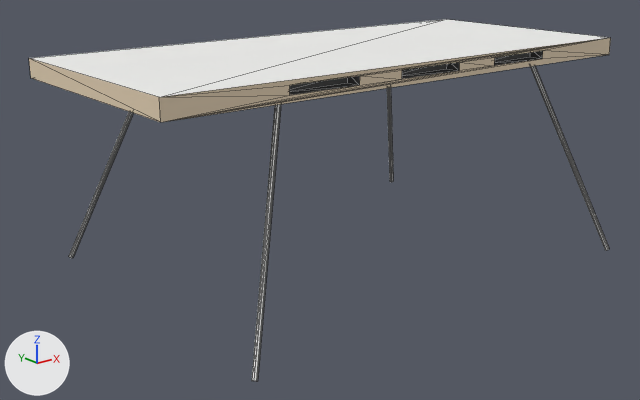
Two versions of the glTF model editor/static/models/desk-schoepfer.glb, one commit apart.
Rendered twice from a 50 mm camera at (-1.889, -2.236, 0.389) aimed at (-0.087, 0.016, -0.511). The axes (+X, +Y, +Z) are drawn at lower left. The lights are the same throughout. The older version comes first. Mesh edges are drawn as thin lines. Where no turn or scale is listed for an object, it has been applied to the vertices. Vertices at exactly the same position are counted once.

In view in the first picture: 'Legs', 'Top'.
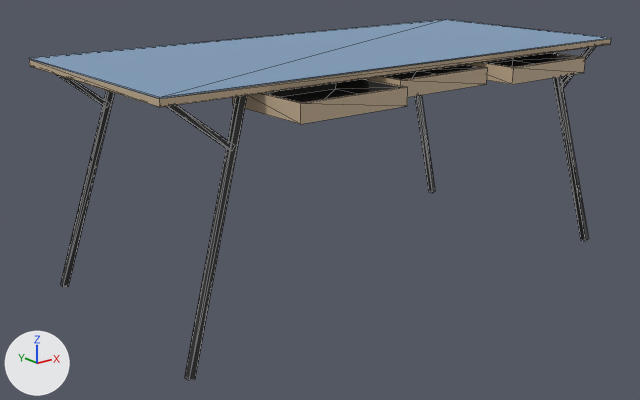
Changed parts and their boxes (x1, y1, x2, y2) in the pictures (640 x 400 px):
'Top', recoloured, reshaped (white to blue, 14% shorter): before (29, 19, 611, 122); after (29, 19, 611, 107)
'Drawers', added: after (233, 53, 585, 124)
    faces in mat_oak (beige #c4ad90): (233, 53, 585, 124)
    faces in mat_drawer (black #2c2a28): (264, 53, 579, 103)
'Frame', added: after (55, 47, 595, 380)
'Legs', deleted: before (69, 66, 609, 381)
part 1 of me_top_001, cut back: before (29, 38, 611, 122); after (29, 38, 611, 107)
part 2 of me_top_001, recoloured (white to blue): (30, 19, 610, 97) in both

The edits, one by one:
In material 'steel' (mat_steel), metallic goes from 0.3 to 0.0.
Material 'steel' (mat_steel) changes colour from white #f3f3f2 to black #29292b; in linear values from (0.9, 0.9, 0.89) to (0.022, 0.022, 0.024).
In material 'steel' (mat_steel), roughness goes from 0.5 to 0.55.
Material 'drawer' (mat_drawer) changes colour from dark grey #616161 to black #2c2a28; in linear values from (0.12, 0.12, 0.12) to (0.025, 0.023, 0.021).
Material 'oak' (mat_oak) is new.
Its base color is (0.55, 0.42, 0.28) (beige #c4ad90).
Its roughness is 0.6.
Material 'aluminium' (mat_aluminium) is new.
Its base color is (0.6, 0.61, 0.63) (light grey #cbcdd0).
Its metallic is 0.4.
Its roughness is 0.45.
Material 'linoleum' (mat_linoleum) is new.
Its base color is (0.22, 0.34, 0.5) (blue #819ebc).
Its roughness is 0.8.
me_top_001 is used by ob_top; location (0.0, 0.0, 0.0).
me_top_001 had 32 vertices, 60 faces and spanned x -0.9..0.9, y -0.4..0.4, z -0.06..0.0.
me_top_001 no longer uses material mat_drawer (dark grey #616161).
me_top_001 no longer uses material mat_edge (beige #e5d1b5).
me_top_001 now has 16 vertices, 28 faces and spans x -0.9..0.9, y -0.4..0.4, z -0.02..0.0.
Part 1, on me_top_001:
28 vertices are removed from x -0.9..0.9, y -0.4..0.4, z -0.06..-0.01.
58 faces are deleted.
12 vertices are added at x -0.9..0.9, y -0.4..0.4, z -0.02..0.0.
8 new faces join them, mat_linoleum (blue #819ebc).
16 new faces join them, mat_oak (beige #c4ad90).
2 new faces join them, mat_aluminium (light grey #cbcdd0).
me_top_001 part 2: 2 faces spanning x -0.9..0.9, y -0.4..0.4, z 0.0 switch from mat_top (white #f6f6f3) to mat_linoleum (blue #819ebc).
me_top_001 gains material mat_oak (beige #c4ad90).
me_top_001 gains material mat_aluminium (light grey #cbcdd0).
Mesh me_frame is new.
It has 96 vertices, 144 faces and spans x -0.88..0.88, y -0.41..0.41, z -0.75..-0.02.
It uses material mat_steel (black #29292b).
Mesh me_drawers is new.
It has 48 vertices, 84 faces and spans x -0.6..0.6, y -0.55..-0.16, z -0.08..-0.03.
Faces by material slot: [54, 30].
It uses material mat_oak (beige #c4ad90).
It uses material mat_drawer (black #2c2a28).
Object 'Legs' (ob_legs) is deleted.
Object 'Frame' (ob_frame) is new; it shows me_frame.
Its location is (0.0, 0.0, 0.0).
Object 'Drawers' (ob_drawers) is new; it shows me_drawers.
Its location is (0.0, 0.0, 0.0).
